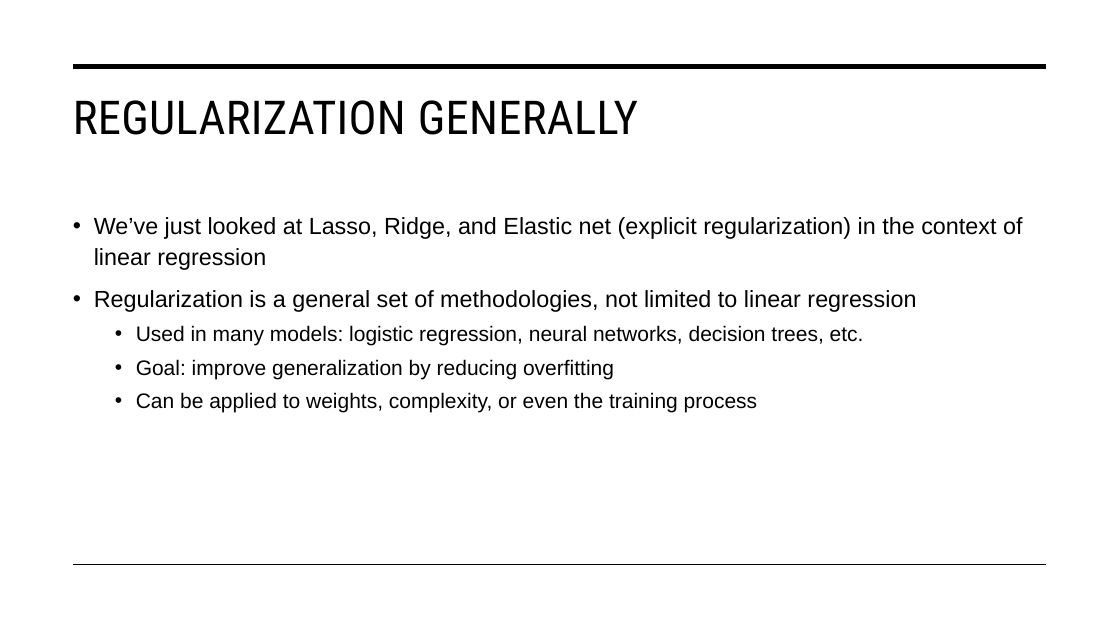
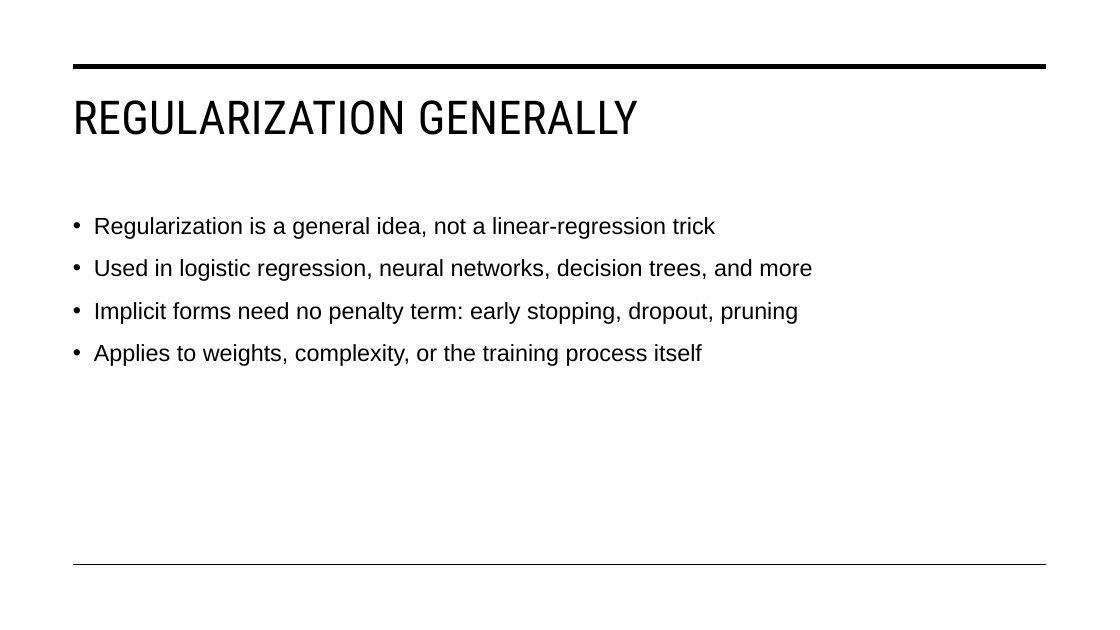
Before and after one commit to STAT-486-Fall-2026/course-content, a slide deck: slide 15 of slides/05-regularization.pptx (slide 13 before the commit). Drawn at 1120x630 pixels with LibreOffice and Linux fonts; fonts in the diff are those of the drawing. Boxes give left, top, right and bottom in pixels: in the first picture for what was removed or moved away, otherwise in the second. Text is boxed around its words. In the diff, an @@ line names an element or a change of style, - is before the commit and + after.

```diff
--- a/slides/05-regularization.pptx
+++ b/slides/05-regularization.pptx
@@ text at box(94, 217, 812, 366): text changed; size 18 to 20 pt @@
-• We’ve just looked at Lasso, Ridge, and Elastic net (explicit regularization) in the context of linear regression
-• Regularization is a general set of methodologies, not limited to linear regression
-  • Used in many models: logistic regression, neural networks, decision trees, etc.
-  • Goal: improve generalization by reducing overfitting
-  • Can be applied to weights, complexity, or even the training process
+• Regularization is a general idea, not a linear-regression trick
+• Used in logistic regression, neural networks, decision trees, and more
+• Implicit forms need no penalty term: early stopping, dropout, pruning
+• Applies to weights, complexity, or the training process itself
```
Also in this commit, not shown: 5 other slides changed, 5 slides added, 1 slide removed, 1 other file.
